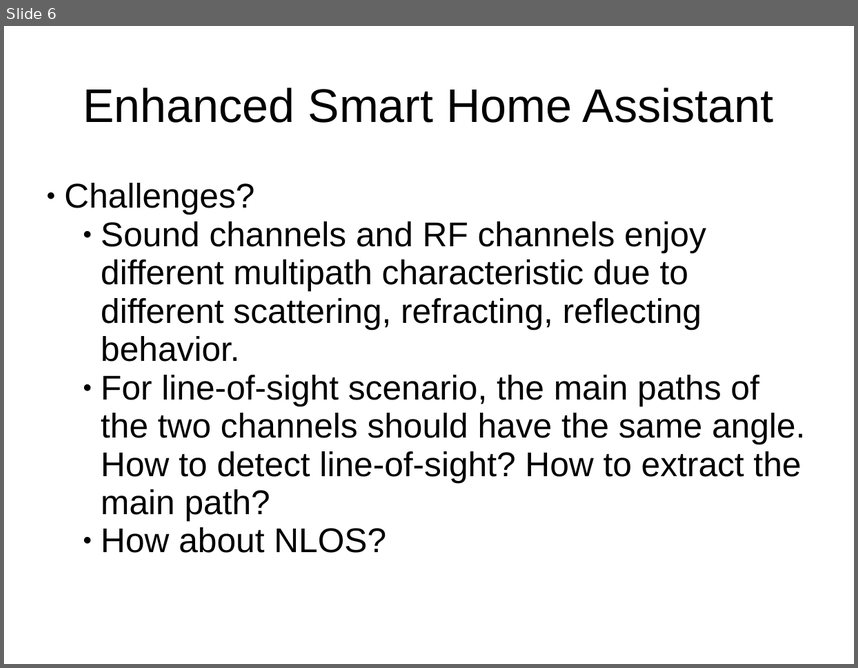
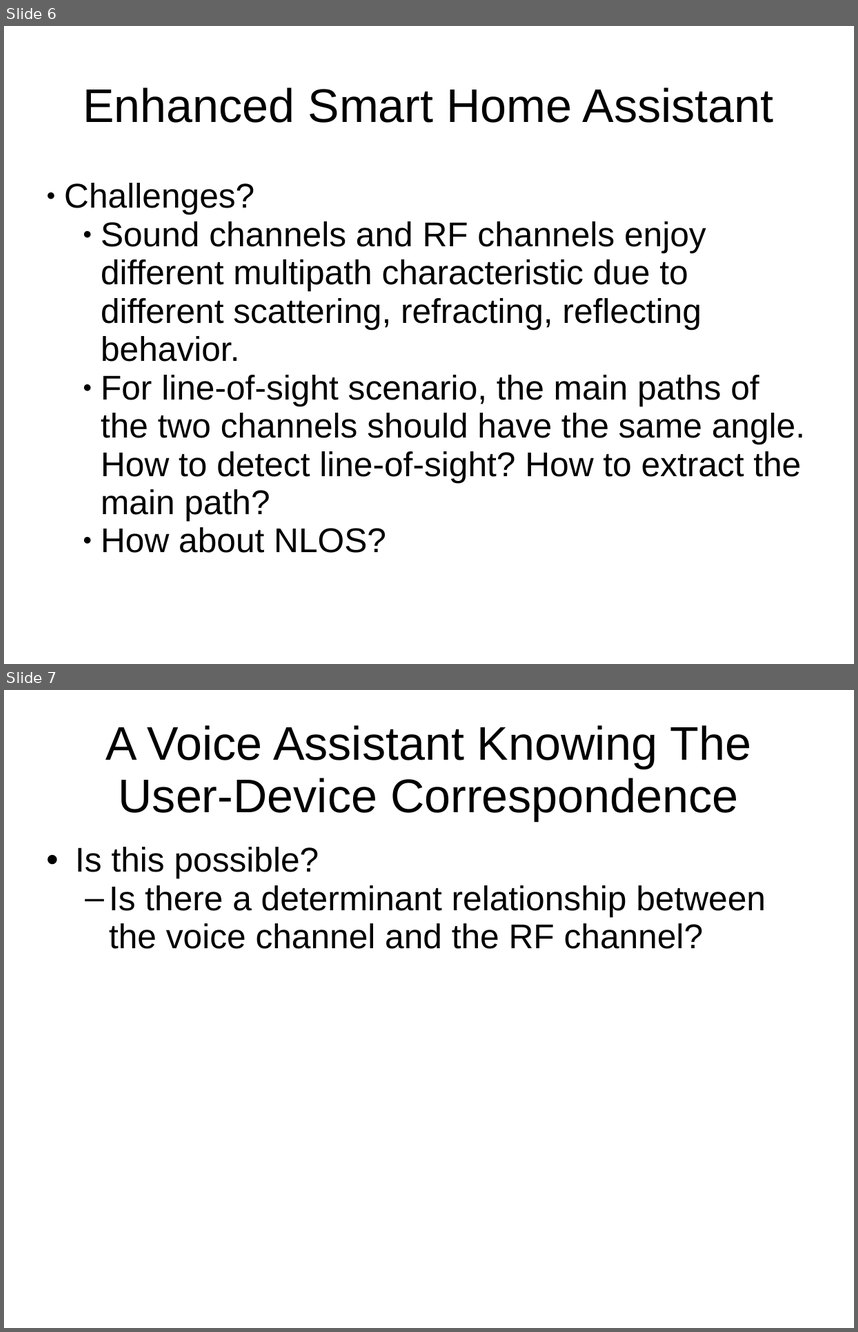
Before and after one commit to HSID/Ubuntu-Desktop, a slide deck: Enhanced-Smart-Home-Assistant.ppt. Shown one above the other, each under a label of ours: slide 6 before the commit, slides 6 and 7 after it. The pictures are 858x668 and 858x1332 pixels, drawn with LibreOffice and Linux fonts; fonts in the diff are those of the drawing. Boxes give left, top, right and bottom in pixels: in the first picture for what was removed or moved away, otherwise in the second. Text is boxed around its words. In the diff, an @@ line names an element or a change of style, - is before the commit and + after.

```diff
--- a/Enhanced-Smart-Home-Assistant.ppt
+++ b/Enhanced-Smart-Home-Assistant.ppt
@@ slide 7 added at [4, 690, 854, 1328], background #FFFFFF @@
@@ title added at [105, 725, 751, 821], 44 pt, text #000000 @@
+A Voice Assistant Knowing The User-Device Correspondence
@@ subtitle added at [75, 847, 766, 949], 32 pt, text #000000 @@
+• Is this possible?
+  – Is there a determinant relationship between the voice channel and the RF channel?
```
Also in this commit, not shown: 5 other slides added, 4 other files.
